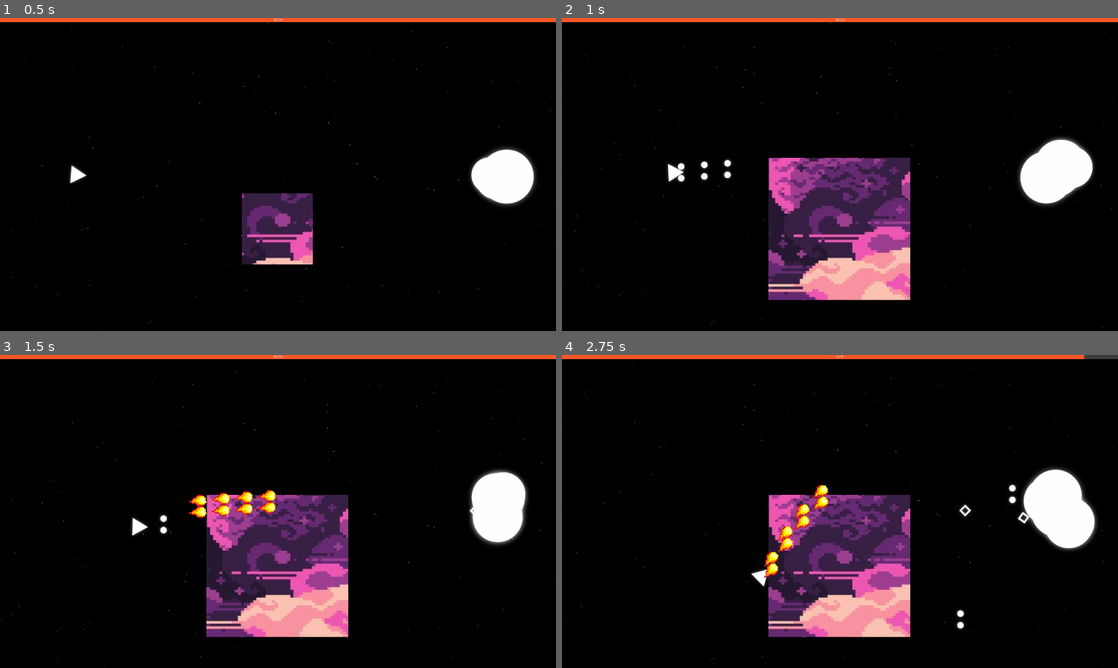
Above: before the commit, frames 1-4 (two rows, left to right).
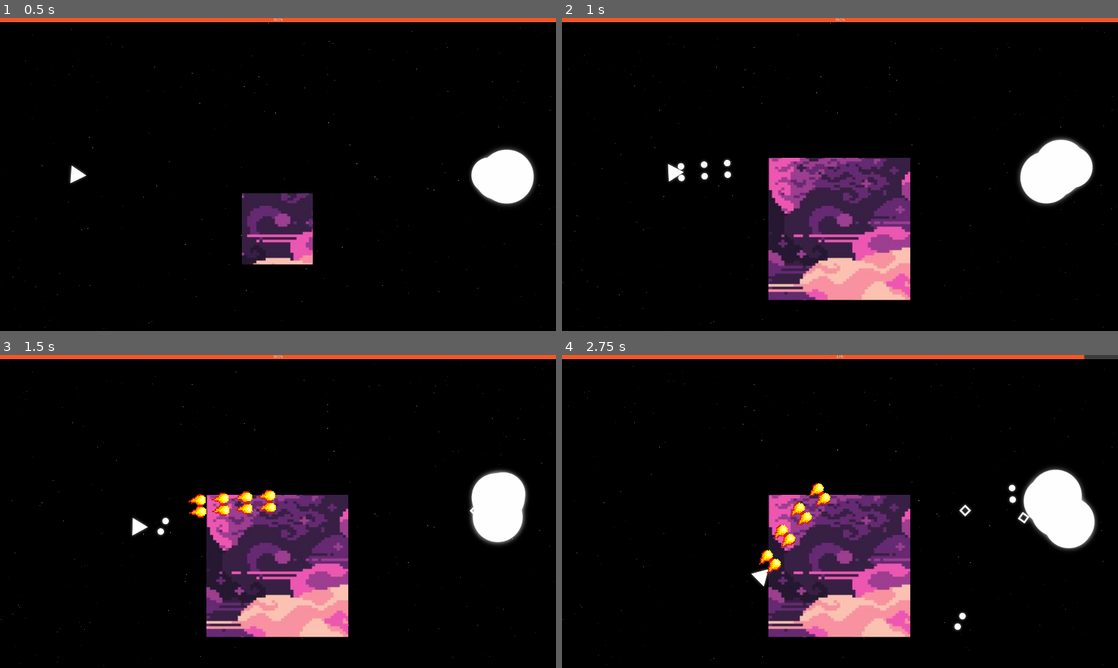
Above: after the commit, the same moments.

Repository: SAM2WOW/ProjectDanmaku
Game: Godot game, scene res://scenes/Main.tscn
Same seed, same stepped clock (60 frames per second), same inputs: the game is played once before the commit and once after it. The engine's default icon, where the game draws it, is replaced by a stand-in: a white triangle on a blue panel in a dark square.
Inputs (mouse positions are in pixels of both pictures, inside the frame that each line leads up to):
- Up to frame 1 (0.5 s): no input
- Up to frame 2 (1 s): tap Enter at 0.5 s; move the mouse to (962, 158) at 0.52 s; press the mouse at (962, 158) at 0.53 s; hold D (move_right) from 0.53 s (still down)
- Up to frame 3 (1.5 s): move the mouse to (166, 527) at 1.27 s; release D (move_right) at 1.28 s; release the mouse at (166, 527) at 1.28 s; hold S (move_down) from 1.28 s (still down); click (166, 527) at 1.35 s
- Up to frame 4 (2.75 s): move the mouse to (895, 442) at 2.02 s; release S (move_down) at 2.03 s; press the mouse at (895, 442) at 2.03 s; hold D (move_right) from 2.03 s (still down)

Frame 1 is identical in both runs. In frame 2, less than 0.1% of the frame differs, in the area x 20-31%, y 45-53%; in frame 3, 0.2%; in frame 4, 0.9%, in the area x 35-82%, y 40-89%.

Commit message:
Added charging for 3D bullets

Diff:
--- a/objects/characters/Player.gd
+++ b/objects/characters/Player.gd
@@ -8,28 +8,40 @@
 
 var health = 100
 
+var holdTime = 0
+
 var bullet = preload("res://objects/weapons/PlayerBullet.tscn")
-
-onready var firingPositions = $FiringPositions
-
 
 func _ready():
 	Global.player = self
 
 
 func _process(delta):
-	if Input.is_action_pressed("mouse_action"):
-		# shooting = true;
-		if ($FireTimer.is_stopped()):
-			fire_bullet();
-			$FireTimer.start();
-	# else:
-		# shooting = false;
+	if (style == 2):
+		if Input.is_action_pressed("mouse_action"):
+			var tween_values = [Color(1,1,1), Color(2,2,2)]
+			if holdTime >= 1 && (self.modulate == tween_values[0] || self.modulate == tween_values[1]):
+				$ReadyFlash.interpolate_property(self, "modulate", tween_values[1], tween_values[0], 1, Tween.TRANS_LINEAR)
+				$ReadyFlash.start()
+			holdTime += delta
+		if Input.is_action_just_released("mouse_action"):
+			$ReadyFlash.remove_all()
+			self.modulate = Color(1,1,1)
+			fire_bullet(calculate_charge(holdTime))
+			holdTime = 0
+			$FireTimer.start()
+	else:
+		if Input.is_action_pressed("mouse_action"):
+			# shooting = true;
+			if ($FireTimer.is_stopped()):
+				fire_bullet(0)
+				$FireTimer.start()
+		# else:
+			# shooting = false;
 
 	# rotate the sprite toward player in minimalistic style
 	if style == 0:
 		$Style0/Icon.look_at(get_global_mouse_position())
-
 
 func _input(event):
 	if event is InputEventKey:
@@ -68,14 +80,21 @@
 
 
 # fires a bullet at the mouse position
-func fire_bullet():
+func fire_bullet(charge):
 	var b_speed = 700;
 	var shotLocations = [Global.player]
 	if (style == 0):
-		shotLocations = firingPositions.get_children()
+		shotLocations = get_tree().get_nodes_in_group('shots')
 
 	for shot in shotLocations:
 		var b = bullet.instance()
+
+		b.damage += charge * 20
+		b.scale *= charge * 10
+		if charge == 1:
+			b.damage = 100
+
+		print(b.damage)
 
 		b._on_Verse_Jump(style)
 		get_parent().add_child(b)
@@ -88,6 +107,13 @@
 
 		if (style == 1):
 			instance_pixel_bullet(b);
+
+# func for calculating charge amount of bullet
+func calculate_charge(time):
+	var charge = time
+	if time > 1:
+		charge = 1
+	return charge
 
 func instance_pixel_bullet(b):
 	var linear_vel = sqrt(pow(b.linear_velocity.x,2)+pow(b.linear_velocity.y,2));
--- a/objects/characters/Player.tscn
+++ b/objects/characters/Player.tscn
@@ -50,13 +50,21 @@
 [node name="Icon" type="Sprite" parent="Style0"]
 texture = ExtResource( 5 )
 
+[node name="FiringPositions" type="Node2D" parent="Style0/Icon"]
+
+[node name="LeftShot" type="Node2D" parent="Style0/Icon/FiringPositions" groups=["shots"]]
+position = Vector2( 16, -20 )
+
+[node name="RightShot" type="Node2D" parent="Style0/Icon/FiringPositions" groups=["shots"]]
+position = Vector2( 16, 20 )
+
 [node name="Style1" type="Node2D" parent="."]
 visible = false
 
 [node name="AnimatedSprite" type="AnimatedSprite" parent="Style1"]
 scale = Vector2( 3, 3 )
 frames = SubResource( 8 )
-frame = 2
+frame = 1
 speed_scale = 2.0
 playing = true
 script = ExtResource( 4 )
@@ -76,10 +84,4 @@
 one_shot = true
 autostart = true
 
-[node name="FiringPositions" type="Node2D" parent="."]
-
-[node name="LeftShot" type="Node2D" parent="FiringPositions"]
-position = Vector2( 16, -20 )
-
-[node name="RightShot" type="Node2D" parent="FiringPositions"]
-position = Vector2( 16, 20 )
+[node name="ReadyFlash" type="Tween" parent="."]
